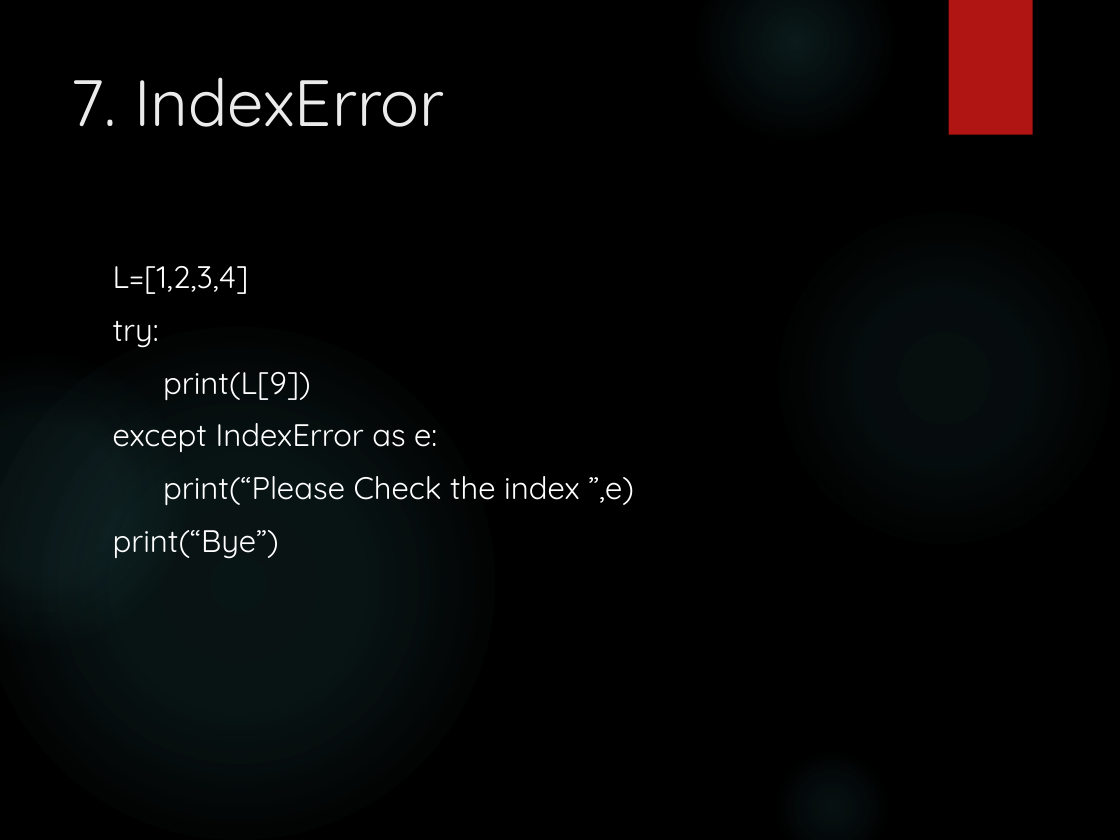
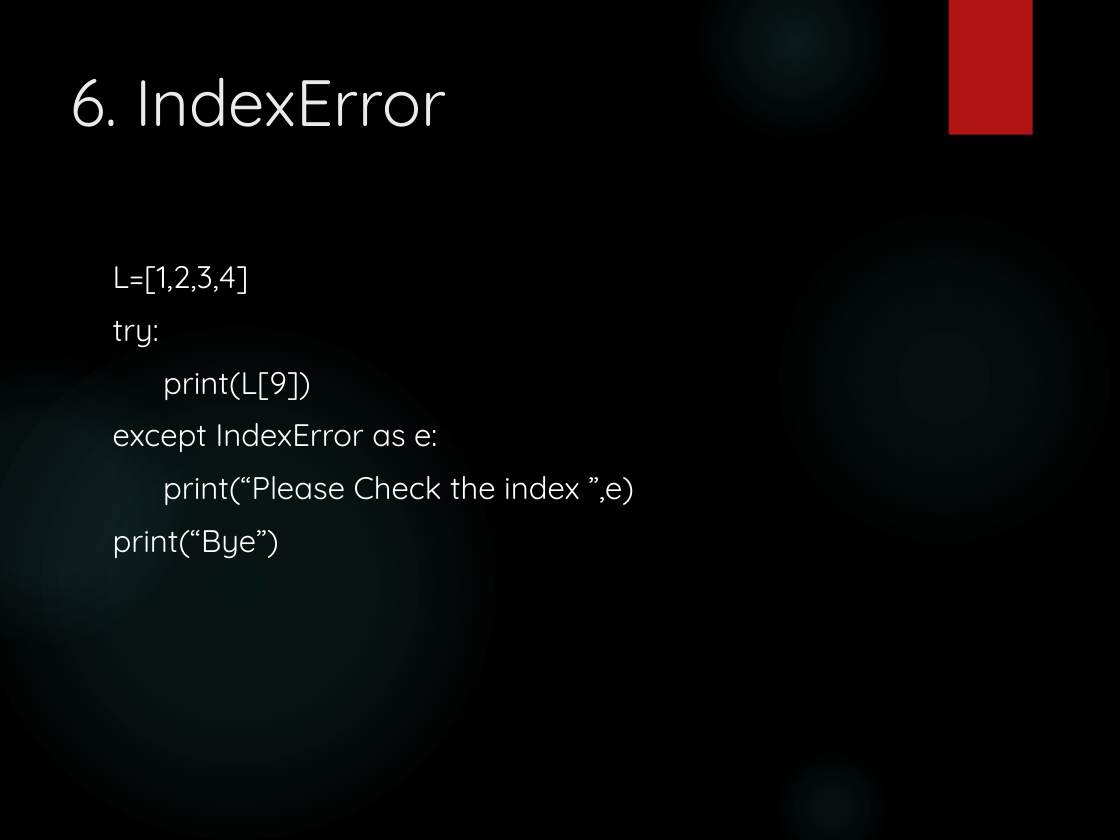
Before and after one commit to GLA-Python/python3.10.0, a slide deck: slide 16 of Topicwise PDF/Exception Handling.pptx (slide 15 before the commit). Drawn at 1120x840 pixels with LibreOffice and Linux fonts; fonts in the diff are those of the drawing; background and template pictures are left out. Boxes give left, top, right and bottom in pixels: in the first picture for what was removed or moved away, otherwise in the second. Text is boxed around its words. In the diff, an @@ line names an element or a change of style, - is before the commit and + after.

```diff
--- a/Topicwise PDF/Exception Handling.pptx
+++ b/Topicwise PDF/Exception Handling.pptx
@@ title at [71, 77, 446, 127]: text changed @@
-7. IndexError
+6. IndexError
```
Also in this commit, not shown: 9 other slides changed, 8 slides added, 8 slides removed.
